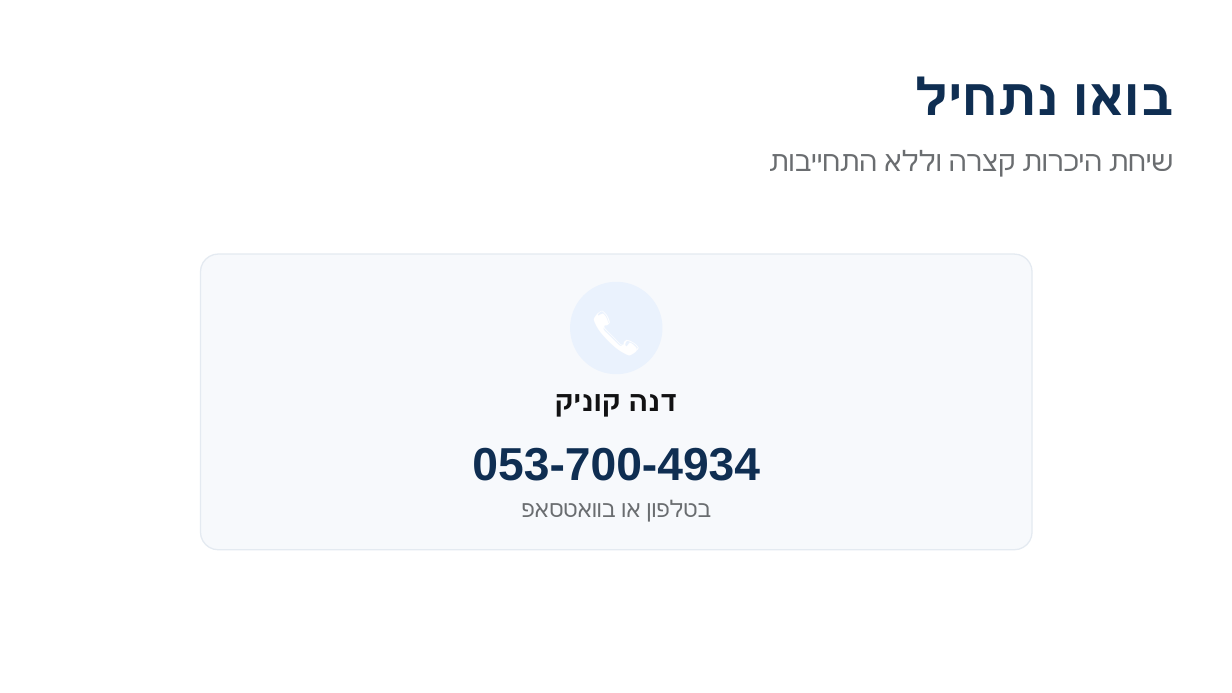
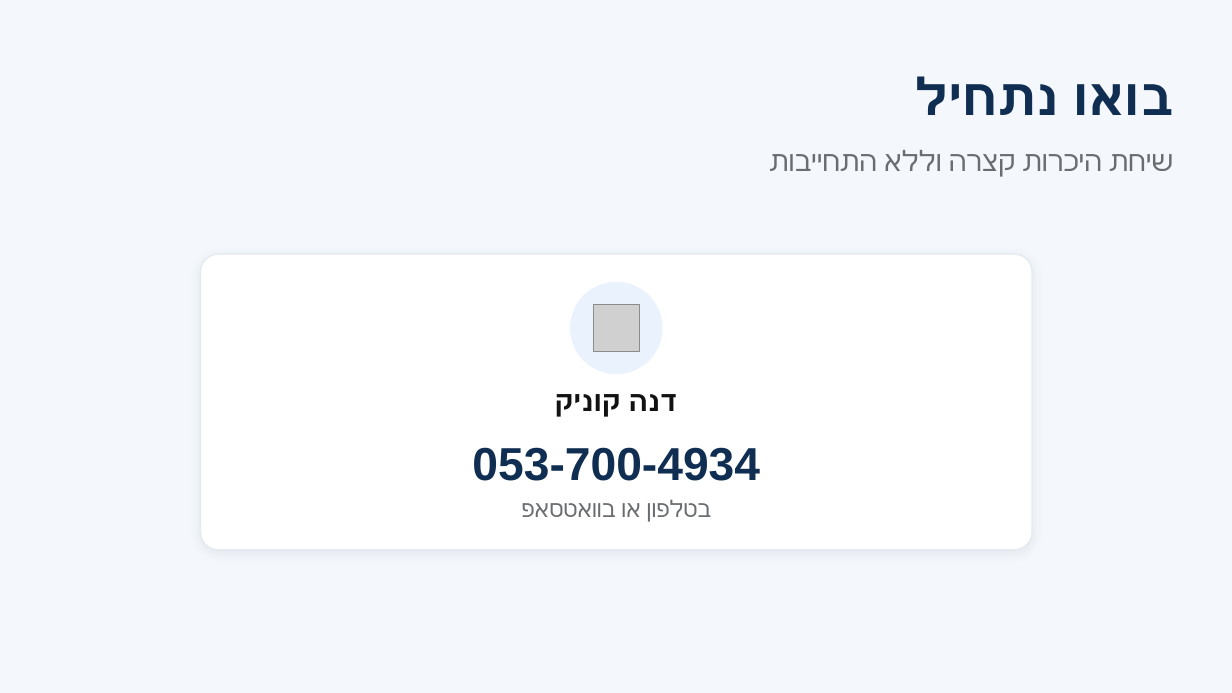
Before and after one commit to danaleeskunik/DanaTech, a slide deck: slide 6 of מצגת-טק-בגובה-העיניים.pptx. Drawn at 1232x693 pixels with LibreOffice and Linux fonts; fonts in the diff are those of the drawing; grey boxes stand for pictures. Boxes give left, top, right and bottom in pixels: in the first picture for what was removed or moved away, otherwise in the second. Text is boxed around its words. In the diff, an @@ line names an element or a change of style, - is before the commit and + after.

```diff
--- a/מצגת-טק-בגובה-העיניים.pptx
+++ b/מצגת-טק-בגובה-העיניים.pptx
@@ background #FFFFFF to #F4F7FB @@
@@ rounded rectangle at box(201, 254, 1032, 550): fill #F7F9FC to #FFFFFF; shadow on @@
@@ text in ellipse at box(570, 282, 663, 374): text removed @@
-📞
@@ picture added at box(593, 305, 640, 351) @@
```
Also in this commit, not shown: 3 other slides changed.
